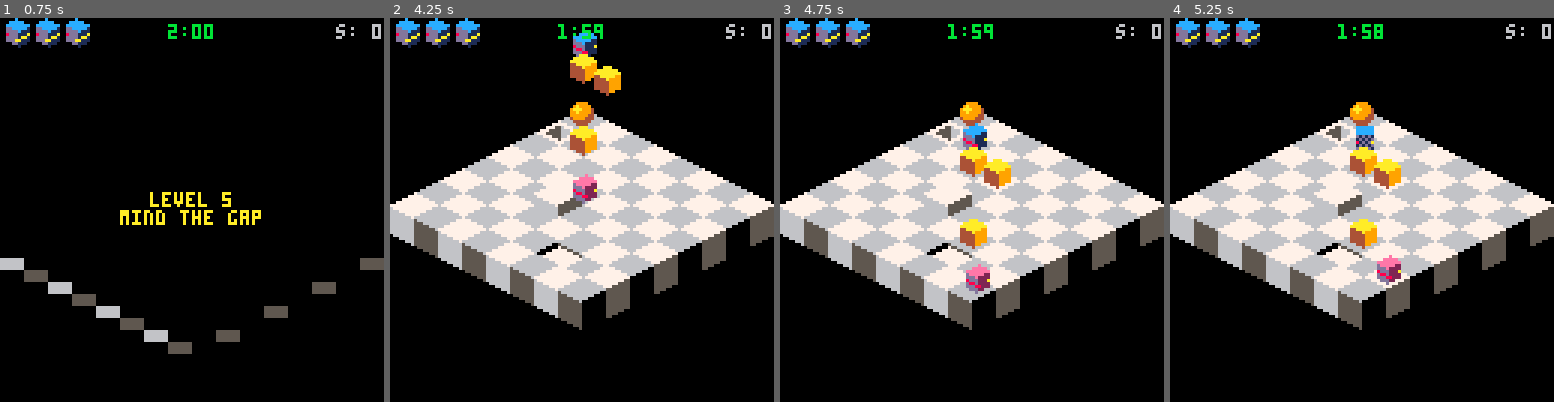
Above: before the commit, frames 1-4 (left to right).
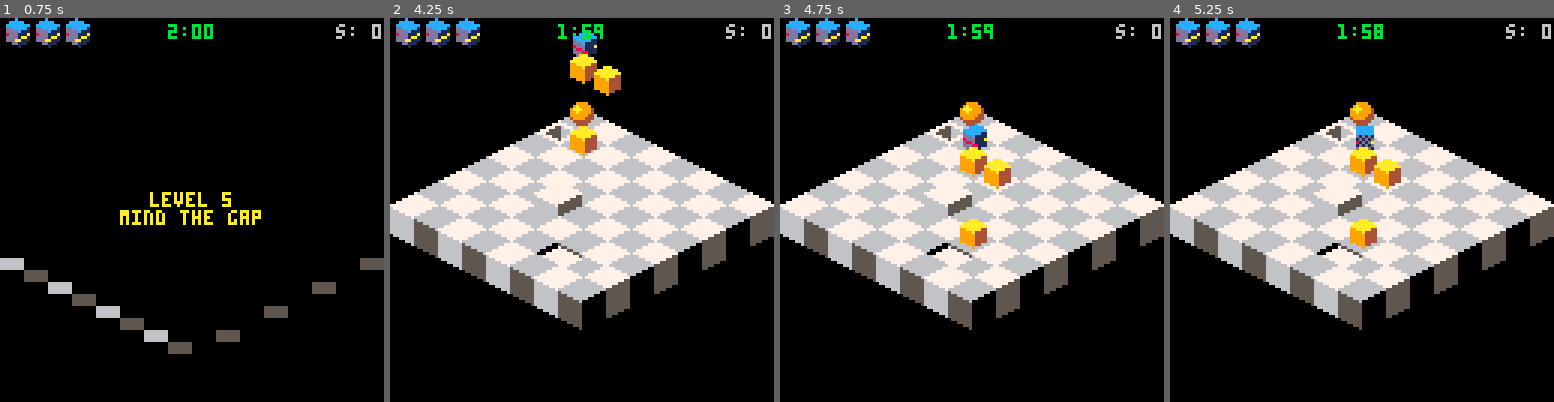
Above: after the commit, the same moments.

Repository: erwinbonsma/BumbleBotsPico8
Game: PICO-8 cartridge rolmops.p8
The game is run twice, just before and just after one commit, with the same random seed, the same clock (stepped at 60 frames per second) and the same inputs.
Inputs:
- Up to frame 1 (0.75 s): tap O (Z key) at 0.7 s
- Up to frame 2 (4.25 s): hold Right 1.6-2.1 s; tap O (Z key) every 0.4 s from 1.7 to 4.1 s; hold Up 2.15-2.42 s; hold Right 2.47-3.03 s; hold Left 3.08-3.58 s; hold Down 3.63-3.97 s; hold Right from 4.02 s (still down)
- Up to frame 3 (4.75 s): tap O (Z key) at 4.5 s; release Right at 4.68 s; hold Up from 4.73 s (still down)
- Up to frame 4 (5.25 s): tap O (Z key) at 4.9 s; release Up at 5.03 s; hold Left from 5.08 s (still down)

Frame 1 is identical in both runs. In frame 2, 1.2% of the frame differs, in the area x 46-61%, y 11-49%; in frame 3, 1.2%, in the area x 46-61%, y 29-72%; in frame 4, 1.2%.

Commit message:
Let Box and Player drop in Gap

Diff:
--- a/rolmops.p8
+++ b/rolmops.p8
@@ -83,7 +83,7 @@
  },
  {--level 5
   {3,3}, --player
-  {9,9},
+--  {9,9},
   --boxes
   {4,4,1},
   {5,4,1},
@@ -600,6 +600,13 @@
     1+(i+min_idx-2)%#movers
    ]:draw(x,y)
   end
+ end
+
+ if (
+  unit.object and
+  unit.object.draw2
+ ) then
+  unit.object:draw2(x,y)
  end
 end
 
@@ -964,6 +971,7 @@
  local o=setmetatable(o,self)
  self.__index=self
 
+ o.is_player=true
  o.nxt_rot_dir=nil
 
  return o
@@ -1016,8 +1024,7 @@
  local unit2=self.unit2
  bot.update(self)
  if (
-  unit2!=nil and
-  self.unit2==nil
+  unit2 and not self.unit2
  ) then
   sfx(5)
  end
@@ -1028,6 +1035,20 @@
   )
  end
 end --player:update
+
+function player:update_dx_dy()
+ bot.update_dx_dy(self)
+
+ if self.drop then
+  self.drop+=1
+  if self.drop==20 then
+   game.signal_death(
+    "stuck!"
+   )
+  end
+  self.dh-=min(5,self.drop/4)
+ end
+end
 
 function player:bump()
  bot.bump(self)
@@ -1169,7 +1190,6 @@
  self.__index=self
 
  o.is_box=true
- o.drop_y=0
 
  return o
 end
@@ -1181,28 +1201,31 @@
   --its okay.
   self:moving() or (
    #unit.movers==0 and
+   not self.dropping and
    mover.can_enter(self,unit)
   )
  )
 end
 
+function box:update_dx_dy()
+ mover.update_dx_dy(self)
+ if self.drop then
+  self.drop+=1
+  if self.drop==20 then
+   self.unit.object.filled=true
+   self:destroy()
+  end
+  self.dh-=min(5,self.drop/4)
+ end
+end
+
 function box:draw(x,y)
- for i=0,9 do
-  if true then
-   pal(6+i,9-5*(i%2))
-  else
-   palt(6+i,true)
-  end
- end
- pal(1,10)
-
  spr(
   156,
   x+self.dx,
-  y+self.dy-self.dh+self.drop_y-1,
+  y+self.dy-self.dh-1,
   2,2
  )
- pal()
 end
 
 pickup={}
@@ -1285,8 +1308,30 @@
  return o
 end
 
+function gap:visit(mover)
+ if (
+  not self.filling and
+  not mover:moving()
+ ) then
+  mover:freeze()
+  -- initiate drop
+  mover.drop=0
+  self.filling=true
+ end
+end
+
 function gap:draw(x,y)
- spr(154,x,y,1,2)
+ if self.filled then
+  multipal({90,106})
+ end
+ spr(154,x,y+4,2,1)
+ pal()
+end
+
+function gap:draw2(x,y)
+ if self.filling then
+  spr(170,x,y+4,2,1)
+ end
 end
 
 level={}
@@ -1875,20 +1920,20 @@
 0000000000000000000000000000000000000000000000000000000000000000000000000000000049999444889aaa9880000000000000000000000000000000
 0000c00000000c000000000000c00000000c00000000c00000000c000000000000c00000000c0000044444400088988000000000000000000000000000000000
 00ccccc000ccccc00cccccc00ccccc000ccccc0000ccccc000ccccc00cccccc00ccccc000ccccc00004444000000800000000000000000000000000000000000
-cccccccc0ccccccc0cccccc0ccccccc0cccccccccccccccc0ccccccc0cccccc0ccccccc0cccccccc000000000000000000011100000000000000000000888888
-dccccc110dccccc10cccccc0dccccc10ddccccc1dccccc110dccccc10cccccc0dccccc10ddccccc1000000000000000001111111000000000000000000668888
-dddc11110ddc11110d1d1d10ddddc110ddddc111dddc11110ddc11110d1d1d10ddddc110ddddc111000000000000000011111111100000000000000000885688
-8ddd111a08d1111a01d1d1d08dddd1a08ddd111a8ddd111a08d1111a01d1d1d0adddd180addd1118000000000000000077111116600000000000000088555666
-d88d11110d811111081d1da0ddddda10dddd1aa1dddd1aa10da1aaa10aaaaaa0daaada10daad1111000556000000000099771668800000000000000055555666
-ddd881110dd8111101d1d1d0dddda110dddaa111dddaa1110dda11110d1d1d10dddda110dddaa1110555566600000000bb99788aa00000000000000055550066
-0ddd110000d111100d1d1d100dddd10000dd11100ddd110000d1111001d1d1d00dddd10000dd11105555566660000000ddbb9aacc00000000000000055000000
-000d000000010000000000000000d00000001000000d000000010000000000000000d000000010000055566000000000ffddbccee00000000000000000000000
-00000000000000000000c00000000000000000000000000000000070707000700000700077700000000050000000000000ffdee0000000000000000000000000
-000000000000000000ccccc00000000000000000000000000000007070700070000070007770000000000000000000000000f000000000000000000000000000
+cccccccc0ccccccc0cccccc0ccccccc0cccccccccccccccc0ccccccc0cccccc0ccccccc0cccccccc0005560000000000000aaa00000000000000000000888888
+dccccc110dccccc10cccccc0dccccc10ddccccc1dccccc110dccccc10cccccc0dccccc10ddccccc105555666000000000aaaaaaa000000000000000000668888
+dddc11110ddc11110d1d1d10ddddc110ddddc111dddc11110ddc11110d1d1d10ddddc110ddddc1115555566660000000aaaaaaaaa00000000000000000885688
+8ddd111a08d1111a01d1d1d08dddd1a08ddd111a8ddd111a08d1111a01d1d1d0adddd180addd1118005556600000000099aaaaa4400000000000000088555666
+d88d11110d811111081d1da0ddddda10dddd1aa1dddd1aa10da1aaa10aaaaaa0daaada10daad111100005000000000009999a444400000000000000055555666
+ddd881110dd8111101d1d1d0dddda110dddaa111dddaa1110dda11110d1d1d10dddda110dddaa111000000000000000099999444400000000000000055550066
+0ddd110000d111100d1d1d100dddd10000dd11100ddd110000d1111001d1d1d00dddd10000dd1110000000000000000099999444400000000000000055000000
+000d000000010000000000000000d00000001000000d000000010000000000000000d00000001000000000000000000099999444400000000000000000000000
+00000000000000000000c00000000000000000000000000000000070707000700000700077700000000000000000000000999440000000000000000000000000
+000000000000000000ccccc000000000000000000000000000000070707000700000700077700000000000000000000000009000000000000000000000000000
 0000000000000000ccccccccc0000000000000000000000000770070707707707700700070000000000000000000000000000000000000000000000090000000
-00000000000000ccccccccccccc00000000000000000000000777070707777707770700070000000000000000000000000000000000000000000005549900000
-000000000000ccccccccccccccccc000000000000000000000707070707777707070700077000000000000000000000000000000000000000000554494499000
-0000000000cccccccccccbccccccccc0000000000000000000707070707070707070700077000000000000000000000000000000000000000055445549944900
+00000000000000ccccccccccccc00000000000000000000000777070707777707770700070000000770000077000000000000000000000000000005549900000
+000000000000ccccccccccccccccc000000000000000000000707070707777707070700077000000077707770000000000000000000000000000554494499000
+0000000000cccccccccccbccccccccc0000000000000000000707070707070707070700077000000000777000000000000000000000000000055445549944900
 00000000cccccccccccccfccccccccccc00000000000000000770070707000707700700070000000000000000000000000000000000000000094554494495500
 000000cccccccccccccccfccccccccccccc000000000000000770070707000707700700070000000000000000000000000000000000000000049945529554400
 0000cccccccccccccccccfccccccccccccccc0000000000000707077707000707070777077700000000000000000000077777777999999990094499255445500
